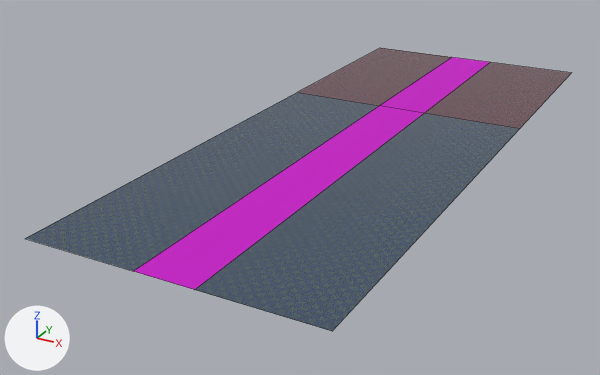
A saved change to the FBX model WelcomeToWonderland/Assets/Artwork/Environment/floor_2.fbx.
Camera for both pictures: a 50 mm lens placed at (30.3, -76.9, 25.3), pointed at (-4.1, -14.5, -5.9). Arrows for +X, +Y and +Z are at lower left; the lights stay in place. Mesh edges are drawn as thin lines. Where no turn or scale is listed for an object, it has been applied to the vertices.

Names of what the first picture shows: 'floor_geo'.
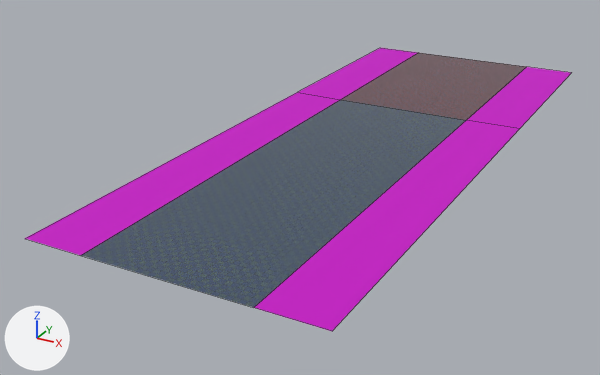
Changed parts and their boxes (x1, y1, x2, y2) in the pictures (600 x 375 px; the box of a moved part takes in the faces that stretch with it):
part 1 of me_mesh, moved or reshaped
    both: (25, 48, 571, 331)
part 2 of me_mesh, recoloured
    both: (380, 57, 490, 113)
part 3 of me_mesh, recoloured
    both: (134, 106, 424, 290)

The change in detail:
me_mesh has 12 vertices, 6 faces and spans x -12.2..12.2, y -48.0..13.6, z -1.4.
me_mesh is used by ob_floor_geo; location (0.41, 7.35, 0.0).
Part 1, on me_mesh:
Vertex 6 of me_mesh moves from (2.4, -48.0, -1.4) at pixel (194, 289) to (6.7, -48.0, -1.4) at pixel (253, 307).
Vertex 7 of me_mesh moves from (2.4, -8.6, -1.4) at pixel (424, 113) to (6.8, -8.6, -1.4) at pixel (466, 120).
Vertex 8 of me_mesh moves from (2.4, 13.6, -1.4) at pixel (490, 62) to (6.9, 13.6, -1.4) at pixel (526, 66).
Vertex 9 of me_mesh moves from (-2.5, -48.0, -1.4) at pixel (133, 271) to (-7.0, -48.0, -1.4) at pixel (80, 255).
Vertex 10 of me_mesh moves from (-2.5, -8.6, -1.4) at pixel (379, 105) to (-6.9, -8.6, -1.4) at pixel (340, 99).
Vertex 11 of me_mesh moves from (-2.5, 13.6, -1.4) at pixel (451, 57) to (-6.9, 13.6, -1.4) at pixel (418, 52).
me_mesh part 2: 1 face spanning x -6.9..6.9, y -8.6..13.6, z -1.4 switches from mat_carpet_purple (pink #c700c7) to mat_carpet_red.
me_mesh part 3: 1 face spanning x -7.0..6.8, y -48.0..-8.6, z -1.4 switches from mat_carpet_purple (pink #c700c7) to mat_carpet_blue.
